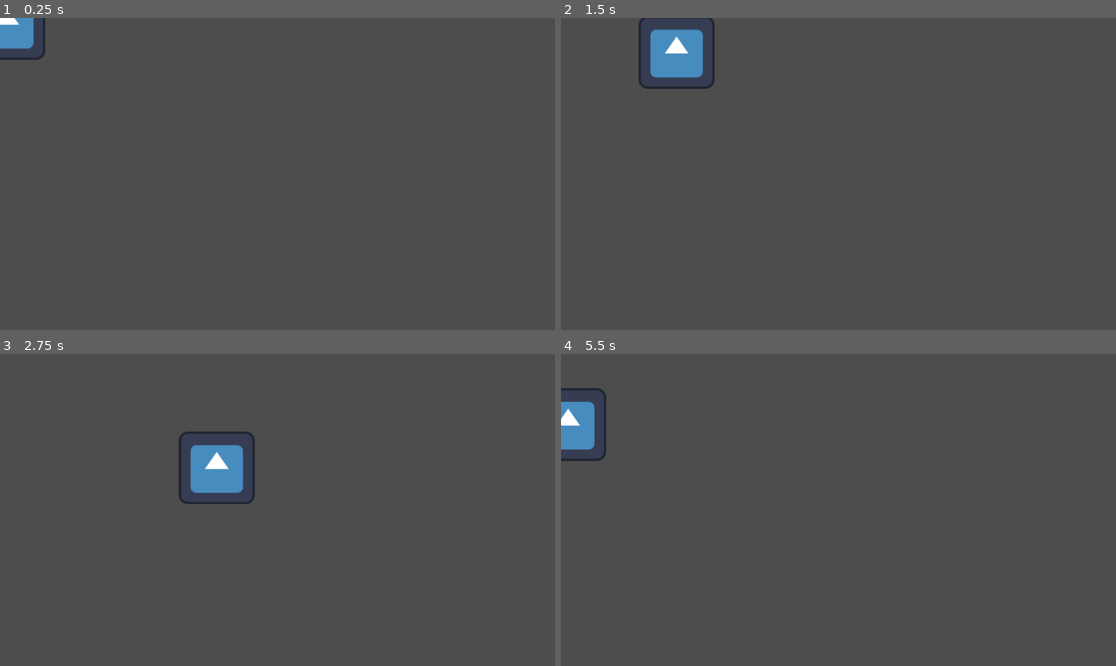
Above: before the commit, frames 1-4 (two rows, left to right).
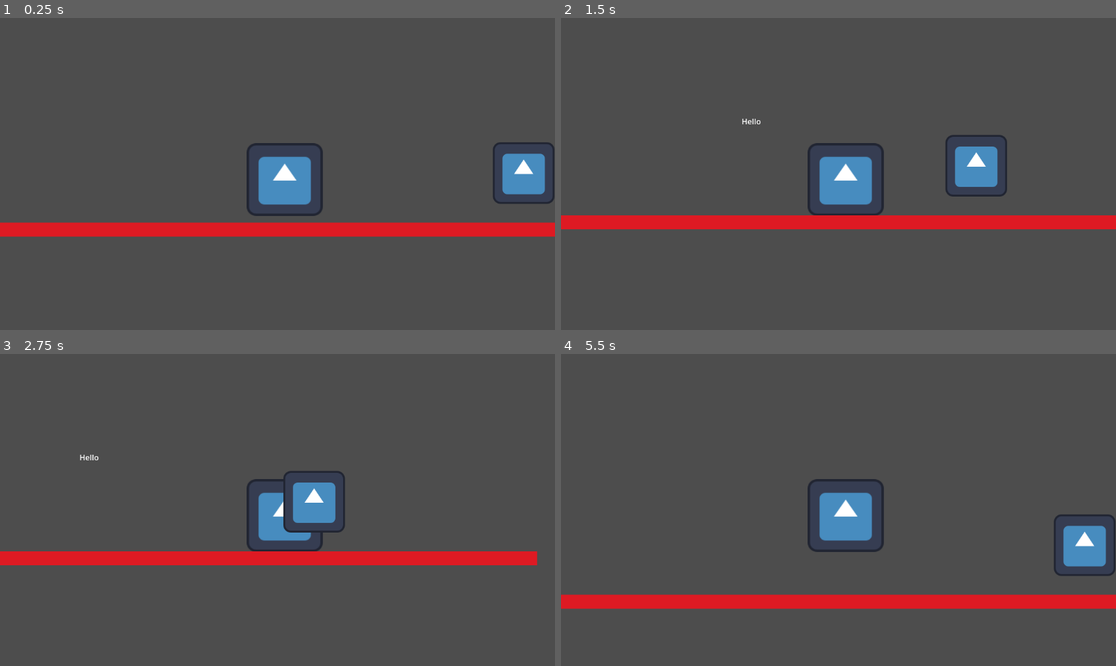
Above: after the commit, the same moments.

Repository: Anh-iscrying/rain-walk
Game: Godot game, scene res://main.tscn
The game is run twice, just before and just after one commit, with the same random seed, the same clock (stepped at 60 frames per second) and the same inputs. The engine's default icon, where the game draws it, is replaced by a stand-in: a white triangle on a blue panel in a dark square.
Inputs:
- Up to frame 1 (0.25 s): no input
- Up to frame 2 (1.5 s): tap Enter (ui_accept) at 0.5, 0.6, 0.77, 1.07, 1.35 s; hold Right (ui_right) 0.53-1.28 s; hold Down (ui_down) from 1.28 s (still down)
- Up to frame 3 (2.75 s): tap Enter (ui_accept) at 1.52, 1.82, 2.1 s; release Down (ui_down) at 2.03 s; hold Right (ui_right) from 2.03 s (still down)
- Up to frame 4 (5.5 s): release Right (ui_right) at 2.78 s; hold Up (ui_up) 2.78-3.53 s; tap Enter (ui_accept) at 2.85, 3.02, 3.32, 3.6, 3.77, 4.07, 4.35, 4.52, 4.82, 5.1 s; hold Left (ui_left) 3.53-5.03 s; hold Down (ui_down) from 5.03 s (still down)

The runs differ from the first frame. In frame 1, 8.6% of the frame differs, in the area x 0-100%, y 0-71%; in frame 2, 9.5%, in the area x 0-100%, y 0-68%; in frame 3, 8.6%; in frame 4, 9.1%.

Commit message:
Add interaction system and camera follow

Diff:
--- /dev/null
+++ b/interactable.gd
@@ -0,0 +1,17 @@
+extends Area2D
+
+var player_inside = false
+
+func _process(delta):
+
+	if player_inside and Input.is_action_just_pressed("ui_accept"):
+		get_node("../MessageLabel").visible = true
+
+func _on_body_entered(body):
+	if body.name == "Player":
+		player_inside = true
+
+func _on_body_exited(body):
+	if body.name == "Player":
+		player_inside = false
+		get_node("../MessageLabel").visible = false
--- a/main.tscn
+++ b/main.tscn
@@ -2,9 +2,16 @@
 
 [ext_resource type="Script" uid="uid://debl4qqw72lyo" path="res://player.gd" id="1_0xm2m"]
 [ext_resource type="Texture2D" uid="uid://tgcn7xvfnneo" path="res://icon.svg" id="1_ig7tw"]
+[ext_resource type="Script" uid="uid://uc7kjakgmct2" path="res://interactable.gd" id="3_h2yge"]
 
 [sub_resource type="RectangleShape2D" id="RectangleShape2D_0xm2m"]
 size = Vector2(155, 148)
+
+[sub_resource type="RectangleShape2D" id="RectangleShape2D_h2yge"]
+size = Vector2(1962, 30)
+
+[sub_resource type="RectangleShape2D" id="RectangleShape2D_1bvp3"]
+size = Vector2(251, 198)
 
 [node name="Node2D" type="Node2D" unique_id=1453186736]
 
@@ -20,3 +27,40 @@
 position = Vector2(15.5, 11)
 shape = SubResource("RectangleShape2D_0xm2m")
 debug_color = Color(0.877061, 0.33843914, 0.14402708, 0.41960785)
+
+[node name="Camera2D" type="Camera2D" parent="Player" unique_id=1971528175]
+
+[node name="Wall" type="StaticBody2D" parent="." unique_id=417481692]
+
+[node name="CollisionShape2D" type="CollisionShape2D" parent="Wall" unique_id=1270932363]
+position = Vector2(-6, 115)
+shape = SubResource("RectangleShape2D_h2yge")
+
+[node name="ColorRect" type="ColorRect" parent="." unique_id=830668237]
+offset_left = -978.0
+offset_top = 101.0
+offset_right = 974.0
+offset_bottom = 130.0
+color = Color(0.8702691, 0.1023814, 0.13718572, 1)
+
+[node name="Interactable" type="Area2D" parent="." unique_id=1980060579]
+script = ExtResource("3_h2yge")
+
+[node name="CollisionShape2D" type="CollisionShape2D" parent="Interactable" unique_id=441491634]
+position = Vector2(305.5, -4)
+shape = SubResource("RectangleShape2D_1bvp3")
+
+[node name="Sprite2D" type="Sprite2D" parent="Interactable" unique_id=2130071313]
+position = Vector2(511, -2)
+texture = ExtResource("1_ig7tw")
+
+[node name="MessageLabel" type="Label" parent="." unique_id=843880626]
+visible = false
+offset_left = 24.0
+offset_top = -106.0
+offset_right = 77.0
+offset_bottom = -78.0
+text = "Hello"
+
+[connection signal="body_entered" from="Interactable" to="Interactable" method="_on_body_entered"]
+[connection signal="body_exited" from="Interactable" to="Interactable" method="_on_body_exited"]
--- a/player.gd
+++ b/player.gd
@@ -19,3 +19,7 @@
 
 	velocity = direction.normalized() * SPEED
 	move_and_slide()
+
+
+func _on_interactable_body_entered(body: Node2D) -> void:
+	pass # Replace with function body.
Not shown, added: interactable.gd.uid
